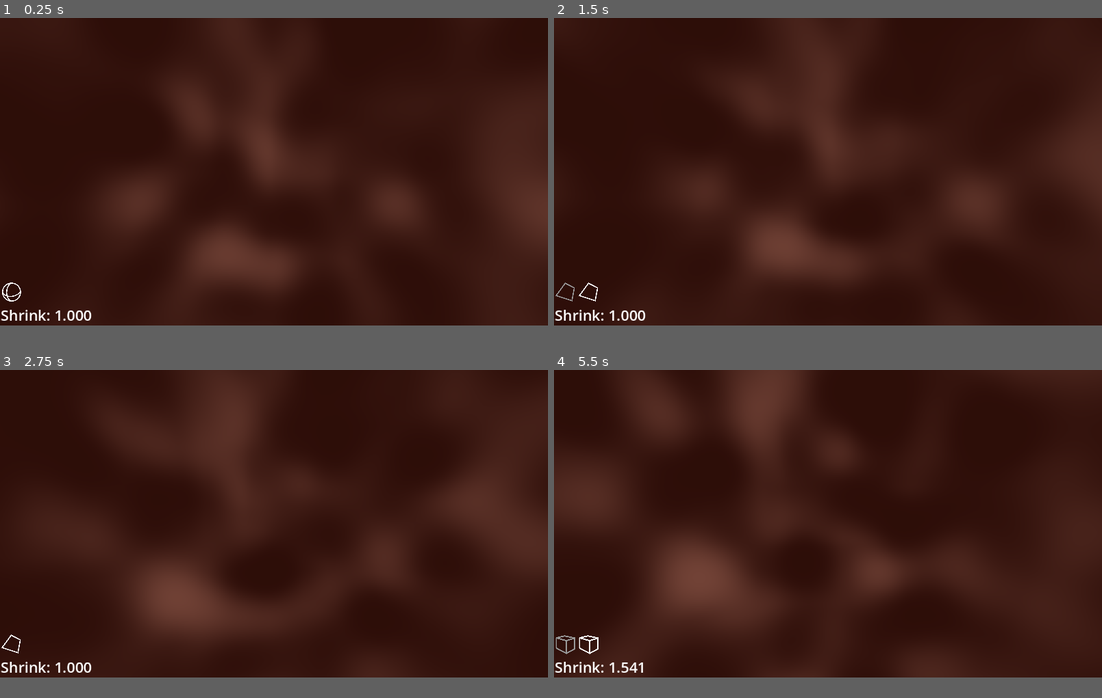
Above: before the commit, frames 1-4 (two rows, left to right).
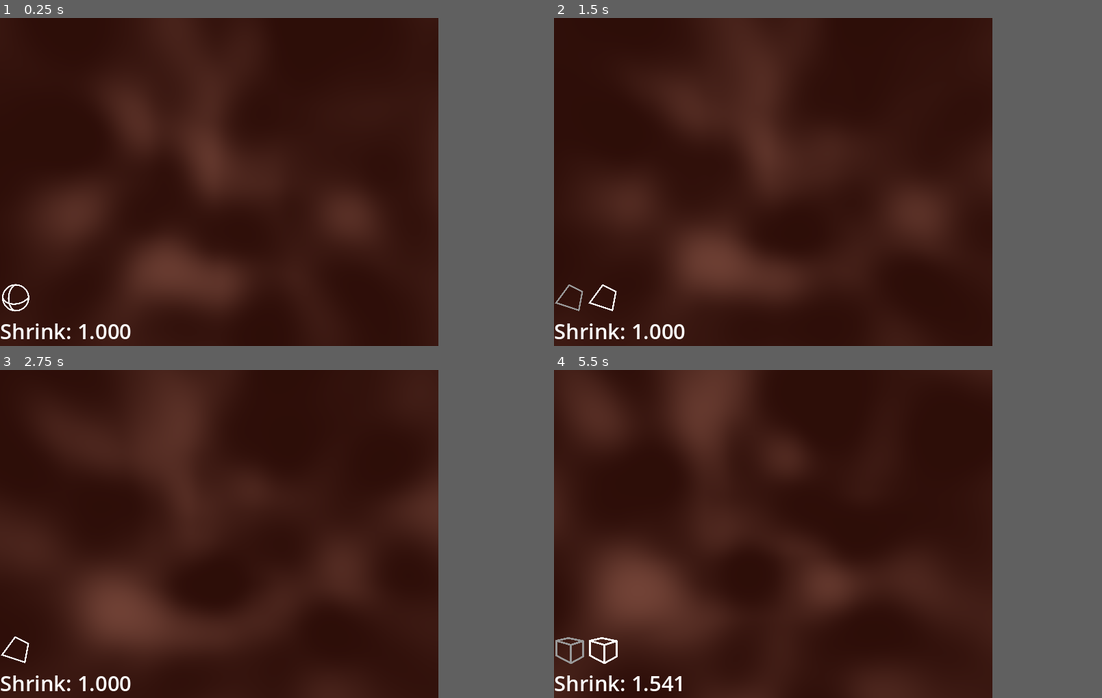
Above: after the commit, the same moments.

Repository: Boyquotes/Corpusim_RDT_SDF_Engine
Game: Godot game, scene res://World/World.tscn
Same seed, same stepped clock (60 frames per second), same inputs: the game is played once before the commit and once after it.
Inputs (mouse positions are in pixels of both pictures, inside the frame that each line leads up to):
- Up to frame 1 (0.25 s): no input
- Up to frame 2 (1.5 s): tap Enter at 0.5 s; move the mouse to (855, 168) at 0.52 s; hold Space (Fly_Up) from 0.53 s (still down); tap C (cutaway_change_type) at 0.6 s; right-click (855, 168) at 1.25 s; move the mouse to (800, 172) at 1.27 s; click (800, 172) at 1.35 s
- Up to frame 3 (2.75 s): keep holding Space (Fly_Up); right-click (246, 524) at 2 s; move the mouse to (284, 517) at 2.02 s; tap Ctrl (move_slowly) at 2.1 s
- Up to frame 4 (5.5 s): keep holding Space (Fly_Up); right-click (838, 517) at 2.75 s; move the mouse to (822, 527) at 2.77 s; tap Mouse wheel down (shrink_decrease) at 2.85 s; right-click (822, 527) at 3.5 s; move the mouse to (866, 527) at 3.52 s; tap Mouse wheel up (shrink_increase) at 3.6 s; move the mouse to (784, 520) at 4.27 s; tap C (cutaway_change_type) at 4.35 s; right-click (784, 520) at 5 s; move the mouse to (833, 524) at 5.02 s; click (833, 524) at 5.1 s
In our replay, the window is 800x450 before the commit and 640x480 after it. These sizes can differ from the game's own. Grey fills any space a smaller window leaves; there, only what the larger window draws over its background counts as a difference.

The runs differ from the first frame. In frame 1, 12% of the frame differs, in the area x 0-100%, y 1-98%; in frame 2, 12%; in frame 3, 10%; in frame 4, 15%, in the area x 0-100%, y 0-98%.

Commit message:
Experimenting with FSR for graphics performance improvement

Diff:
--- a/World/World.tscn
+++ b/World/World.tscn
@@ -7,7 +7,7 @@
 [ext_resource type="PackedScene" uid="uid://bsi6feik85wmn" path="res://Hierarch/hierarch.tscn" id="8_eob7v"]
 [ext_resource type="PackedScene" uid="uid://c6b8prnjgm61h" path="res://GUI/hud.tscn" id="9_7c4ph"]
 
-[sub_resource type="Shader" id="Shader_c5sxe"]
+[sub_resource type="Shader" id="Shader_7xgxm"]
 code = "#define NOISE_ON true
 
 shader_type spatial;
@@ -403,10 +403,17 @@
 
 
 
+	if (false){
+	n = vec3(	noise3D( (TIME*.04+p*0.20)/shrink),
+				noise3D( (TIME*.09+p*0.46)/shrink),
+				noise3D( (TIME*.14+p*1.05)/shrink)
+			);
+	}
+
 	if (NOISE_ON){
-	n = vec3(	noise3D( (TIME*.09+p*.2)/shrink),
-				noise3D( (TIME*.14+p*.46)/shrink),
-				noise3D( (TIME*.04+p*1.05)/shrink)
+	n = vec3(	noise3D( TIME*.04+(p*0.20)/shrink),
+				noise3D( TIME*.09+(p*0.46)/shrink),
+				noise3D( TIME*.14+(p*1.05)/shrink)
 			);
 	}
 
@@ -493,9 +500,9 @@
 }
 "
 
-[sub_resource type="ShaderMaterial" id="ShaderMaterial_14wnd"]
+[sub_resource type="ShaderMaterial" id="ShaderMaterial_li7ok"]
 render_priority = 0
-shader = SubResource("Shader_c5sxe")
+shader = SubResource("Shader_7xgxm")
 shader_parameter/u_shape1000_transform = Transform3D(1, 0, 0, 0, 1, 0, 0, 0, 1, -4.72069e-05, -0.00599527, 0.00168514)
 shader_parameter/u_shape1000_color = Color(1, 1, 1, 1)
 shader_parameter/u_shape1000_smoothness = 0.2
@@ -529,7 +536,7 @@
 shader_parameter/u_shape1002_offset = Vector3(0, 0, 0)
 shader_parameter/u_shape1002_onion_alpha = 0.0
 shader_parameter/u_shape1002_onion_thickness = 0.0
-shader_parameter/u_shape0_transform = Transform3D(0.5, -0.866026, 0, 0.866026, 0.5, 0, 0, 0, 1, 0.785919, 1.34926, 0.738976)
+shader_parameter/u_shape0_transform = Transform3D(0.5, -0.866026, 0, 0.866026, 0.5, 0, 0, 0, 1, 0.785919, 1.34926, 1.36262)
 shader_parameter/u_shape0_color = Color(0.341176, 0.345098, 0.647059, 1)
 shader_parameter/u_shape0_smoothness = 0.2
 shader_parameter/u_shape0_layer = 1.0
@@ -540,7 +547,7 @@
 shader_parameter/u_shape0_offset = Vector3(0.5, 0.5, 0.8)
 shader_parameter/u_shape0_onion_alpha = 0.0
 shader_parameter/u_shape0_onion_thickness = 0.0
-shader_parameter/u_shape1_transform = Transform3D(0.369663, 0.933113, 0, -0.933054, 0.369662, 0, 0, 0, 1.00004, 1.19577, -3.03453, -0.464716)
+shader_parameter/u_shape1_transform = Transform3D(0.453107, 0.895584, 0, -0.895508, 0.453119, 0, 0, 0, 1.00004, 1.46717, -2.91301, -0.464716)
 shader_parameter/u_shape1_color = Color(1, 0.32549, 0.113725, 1)
 shader_parameter/u_shape1_smoothness = 0.2
 shader_parameter/u_shape1_layer = 1.0
@@ -562,7 +569,7 @@
 shader_parameter/u_shape2_offset = Vector3(0, 0, 0)
 shader_parameter/u_shape2_onion_alpha = 0.0
 shader_parameter/u_shape2_onion_thickness = 0.0
-shader_parameter/u_shape3_transform = Transform3D(0.239092, 0.415752, 0.874994, 0.844186, -0.536056, 0.0240627, 0.478454, 0.73191, -0.47953, 4.93476, -8.19405, -5.09747)
+shader_parameter/u_shape3_transform = Transform3D(-0.321027, -0.540265, -0.774471, 0.844178, -0.536068, 0.0240632, -0.427591, -0.64512, 0.628753, -3.93828, -8.19402, 5.89945)
 shader_parameter/u_shape3_color = Color(0.282353, 0.431373, 0.231373, 1)
 shader_parameter/u_shape3_smoothness = 0.2
 shader_parameter/u_shape3_layer = 1.0
@@ -573,7 +580,7 @@
 shader_parameter/u_shape3_offset = Vector3(0, 0, 0)
 shader_parameter/u_shape3_onion_alpha = 1.0
 shader_parameter/u_shape3_onion_thickness = 0.251
-shader_parameter/u_shape4_transform = Transform3D(1, 0, 0, 0, 1, 0, 0, 0, 1, -2.48519, 2.994, 11.7976)
+shader_parameter/u_shape4_transform = Transform3D(1, 0, 0, 0, 1, 0, 0, 0, 1, -2.50005, 2.994, 12.0017)
 shader_parameter/u_shape4_color = Color(0.662745, 0.192157, 0.6, 1)
 shader_parameter/u_shape4_smoothness = 0.2
 shader_parameter/u_shape4_layer = 1.0
@@ -584,7 +591,7 @@
 shader_parameter/u_shape4_offset = Vector3(0, 0, 0)
 shader_parameter/u_shape4_onion_alpha = 1.0
 shader_parameter/u_shape4_onion_thickness = 0.435
-shader_parameter/u_shape5_transform = Transform3D(1, 0, 0, 0, 1, 0, 0, 0, 1, 1.72922, -2.29855, 11.5996)
+shader_parameter/u_shape5_transform = Transform3D(1, 0, 0, 0, 1, 0, 0, 0, 1, 1.72922, -2.29855, 13.8864)
 shader_parameter/u_shape5_color = Color(0.760784, 0.694118, 0.431373, 1)
 shader_parameter/u_shape5_smoothness = 0.2
 shader_parameter/u_shape5_layer = 1.0
@@ -649,9 +656,9 @@
 [node name="SDFContainer" type="MeshInstance3D" parent="."]
 unique_name_in_owner = true
 transform = Transform3D(1, 0, 0, 0, 1, 0, 0, 0, 1, 4.72069e-05, 0.00599527, -0.00168514)
-material_override = SubResource("ShaderMaterial_14wnd")
+material_override = SubResource("ShaderMaterial_li7ok")
 extra_cull_margin = 16384.0
-mesh = SubResource("PlaneMesh_3flwg")
+mesh = SubResource("PlaneMesh_e2d73")
 script = ExtResource("2_vw6ij")
 
 [node name="Cutaway1" type="Node3D" parent="SDFContainer"]
@@ -684,8 +691,8 @@
 operation = 3
 layer = 1.0
 
-[node name="Torus" type="Node3D" parent="SDFContainer"]
-transform = Transform3D(0.5, 0.866025, 0, -0.866025, 0.5, 0, 0, 0, 1, -1.5615, 0, -0.737291)
+[node name="gs1" type="Node3D" parent="SDFContainer"]
+transform = Transform3D(0.5, 0.866025, 0, -0.866025, 0.5, 0, 0, 0, 1, -1.5615, 0, -1.36094)
 script = ExtResource("7_vvng6")
 size_primary = 3.6582
 size_secondary = 0.516588
@@ -699,8 +706,8 @@
 color = Color(0.341176, 0.345098, 0.647059, 1)
 layer = 1.0
 
-[node name="red-cone" type="Node3D" parent="SDFContainer"]
-transform = Transform3D(0.366985, -0.926355, 0, 0.926297, 0.366986, 0, 0, 0, 0.999957, -3.24993, 0, 0.466381)
+[node name="gs2" type="Node3D" parent="SDFContainer"]
+transform = Transform3D(0.449829, -0.889082, 0, 0.889006, 0.449817, 0, 0, 0, 0.999957, -3.24993, 0, 0.466381)
 script = ExtResource("7_vvng6")
 size_primary = 1.05
 size_secondary = 0.37
@@ -714,7 +721,7 @@
 color = Color(1, 0.32549, 0.113725, 1)
 layer = 1.0
 
-[node name="cylinder-land" type="Node3D" parent="SDFContainer"]
+[node name="gs3" type="Node3D" parent="SDFContainer"]
 transform = Transform3D(1, 0, 0, 0, -4.37114e-08, 1, 0, -1, -4.37114e-08, -19.0866, -82.7034, 0)
 script = ExtResource("7_vvng6")
 size_primary = 80.0
@@ -726,8 +733,8 @@
 color = Color(0.423529, 0.305882, 0.184314, 1)
 layer = 1.0
 
-[node name="greenbox" type="Node3D" parent="SDFContainer"]
-transform = Transform3D(0.240553, 0.843676, 0.481271, 0.418256, -0.535769, 0.736303, 0.8784, 0.0240359, -0.48136, 8.17927, -2.70682, -6.58978)
+[node name="gs4" type="Node3D" parent="SDFContainer"]
+transform = Transform3D(-0.323199, 0.843676, -0.430392, -0.543877, -0.535769, -0.64942, -0.77783, 0.0240359, 0.631432, 8.17927, -2.70682, -6.58978)
 script = ExtResource("7_vvng6")
 size_primary = 1.724
 size_secondary = 6.26073
@@ -742,8 +749,8 @@
 color = Color(0.282353, 0.431373, 0.231373, 1)
 layer = 1.0
 
-[node name="pinkglobe" type="Node3D" parent="SDFContainer"]
-transform = Transform3D(1, 0, 0, 0, 1, 0, 0, 0, 1, 2.48514, -3, -11.7959)
+[node name="gs5" type="Node3D" parent="SDFContainer"]
+transform = Transform3D(1, 0, 0, 0, 1, 0, 0, 0, 1, 2.5, -3, -12)
 script = ExtResource("7_vvng6")
 size_primary = 7.57
 size_secondary = 2.657
@@ -754,8 +761,8 @@
 color = Color(0.662745, 0.192157, 0.6, 1)
 layer = 1.0
 
-[node name="yellowball" type="Node3D" parent="SDFContainer"]
-transform = Transform3D(1, 0, 0, 0, 1, 0, 0, 0, 1, -1.72927, 2.29255, -11.5979)
+[node name="gs6" type="Node3D" parent="SDFContainer"]
+transform = Transform3D(1, 0, 0, 0, 1, 0, 0, 0, 1, -1.72927, 2.29255, -13.8847)
 script = ExtResource("7_vvng6")
 size_primary = 3.032
 size_secondary = 2.66551
--- a/project.godot
+++ b/project.godot
@@ -18,6 +18,8 @@
 
 [display]
 
+window/size/viewport_width=640
+window/size/viewport_height=480
 window/dpi/allow_hidpi=false
 window/stretch/mode="viewport"
 window/stretch/aspect="ignore"
Not shown: 1 places in World/World.tscn that only renumber resources
